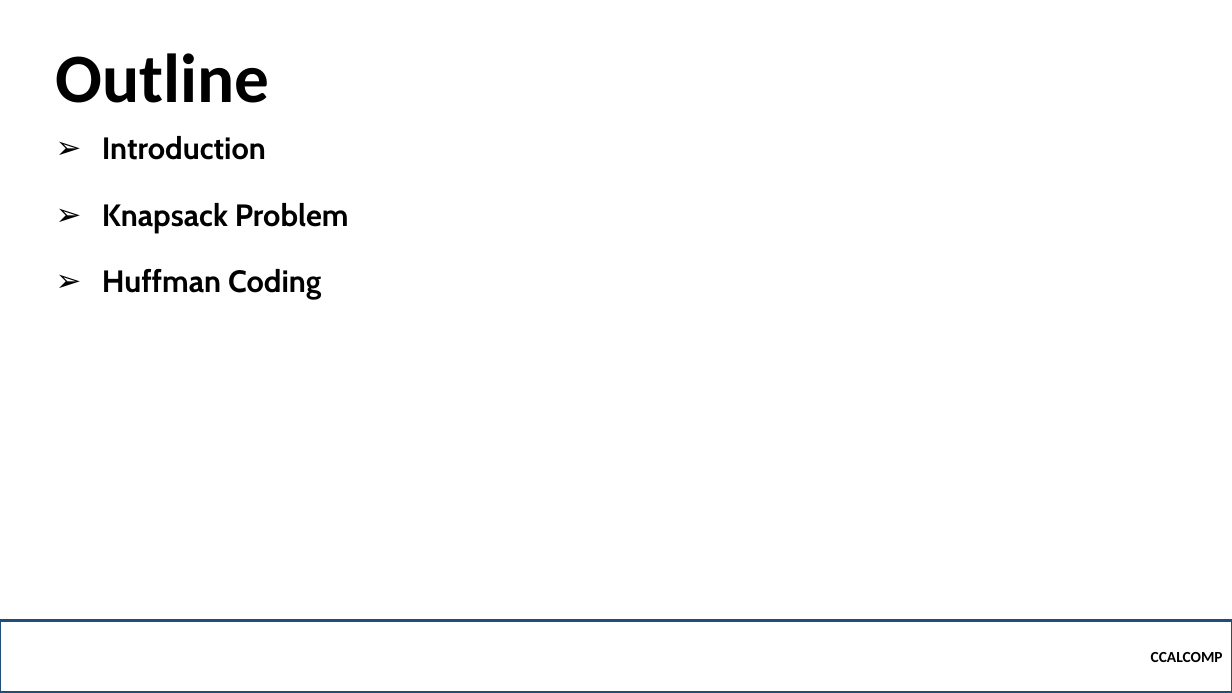
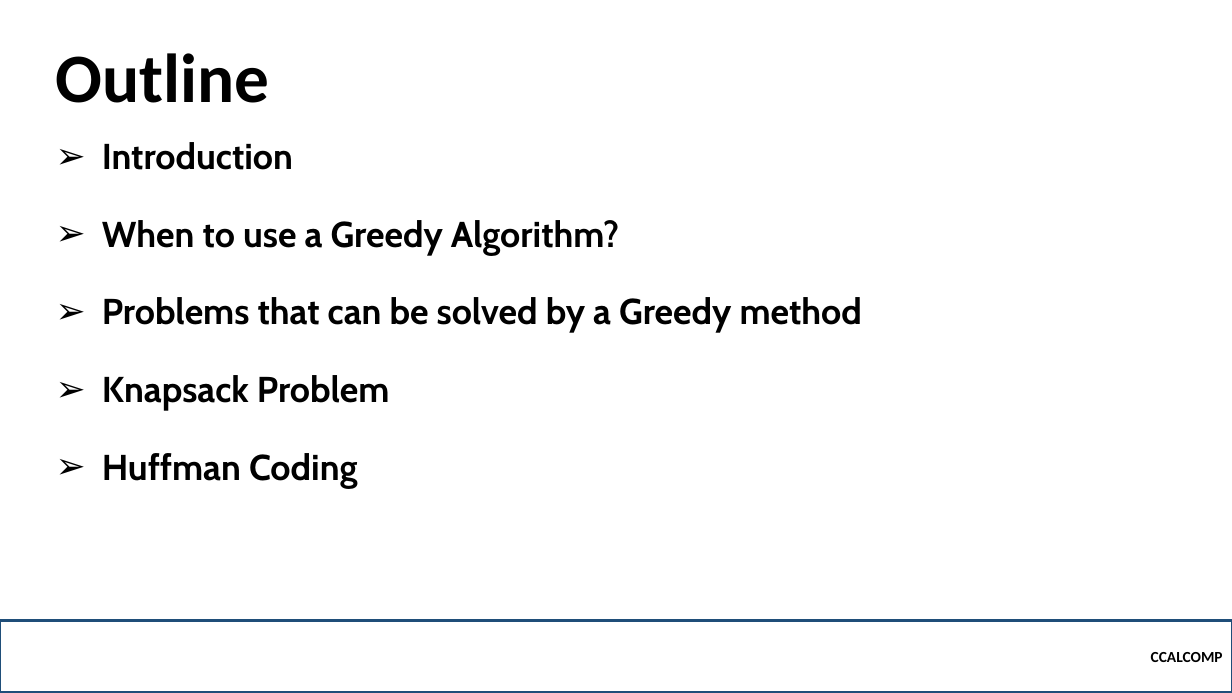
Before and after one commit to robitussin/CCALCOMP, a slide deck: slide 2 of Week 10 - Greedy Algorithms/Greedy Algorirthms.pptx. Drawn at 1232x693 pixels with LibreOffice and Linux fonts; fonts in the diff are those of the drawing; background and template pictures are left out. Boxes give left, top, right and bottom in pixels: in the first picture for what was removed or moved away, otherwise in the second. Text is boxed around its words. In the diff, an @@ line names an element or a change of style, - is before the commit and + after.

```diff
--- a/Week 10 - Greedy Algorithms/Greedy Algorirthms.pptx
+++ b/Week 10 - Greedy Algorithms/Greedy Algorirthms.pptx
@@ text at <box>102,142,390,488</box>: size 24 to 28 pt in "Introduction", "Knapsack Problem", "Huffman Coding" @@
@@ text at <box>102,220,862,333</box>: paragraphs added @@
+➢ When to use a Greedy Algorithm?
+➢ Problems that can be solved by a Greedy method
```
Also in this commit, not shown: 10 other slides changed, 3 slides added.
